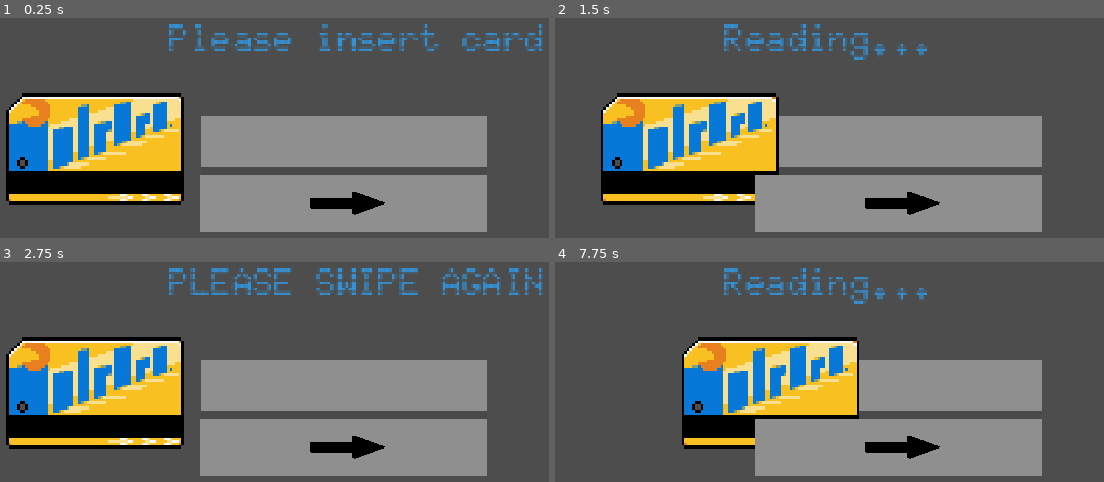
Above: before the commit, frames 1-4 (two rows, left to right).
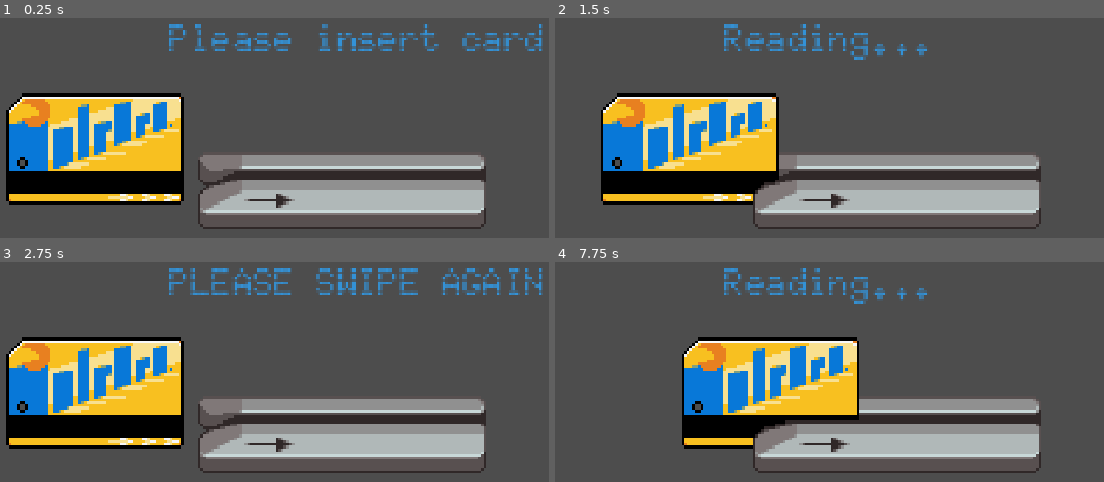
Above: after the commit, the same moments.

Repository: Juno-Joseph/nyc-game-jam
Game: Godot game, scene res://Scenes/Levels/Level_2/Level_2.tscn
Same seed, same stepped clock (60 frames per second), same inputs: the game is played once before the commit and once after it. This scene is started directly instead of the project's main scene.
Inputs (mouse positions are in pixels of both pictures, inside the frame that each line leads up to):
- Up to frame 1 (0.25 s): no input
- Up to frame 2 (1.5 s): tap Enter (ui_accept) at 0.5, 1.25 s; move the mouse to (1071, 112) at 0.52 s; hold Right (right) 0.53-1.25 s; click (1071, 112) at 0.67 s; tap Space (jump) at 0.77 s; drag from (736, 158) to (856, 227) at 1.27 s
- Up to frame 3 (2.75 s): move the mouse to (422, 281) at 2.02 s; hold Left (left) from 2.03 s (still down)
- Up to frame 4 (7.75 s): release Left (left) at 2.75 s; tap Enter (ui_accept) every 0.75 s from 2.75 to 5 s; drag from (856, 471) to (653, 312) at 2.77 s; move the mouse to (outside the picture) at 3.52 s; hold Right (right) 3.53-4.25 s; tap Space (jump) at 3.77, 6.77 s; drag from (653, 312) to (774, 266) at 4.27 s; move the mouse to (933, 380) at 5.02 s; hold Right (right) 5.03-5.75 s; click (933, 380) at 5.17 s; drag from (774, 266) to (736, 402) at 5.77 s; move the mouse to (1071, 356) at 6.52 s; hold Left (left) 6.53-7.25 s; drag from (736, 402) to (856, 471) at 7.27 s

The runs differ from the first frame. In frame 1, 21% of the frame differs, in the area x 36-89%, y 44-98%; in frame 2, 21%; in frame 3, 21%; in frame 4, 18%.

Commit message:
almost forgor

Diff:
--- a/Scenes/Levels/Level_2/card_swipe_minigame.tscn
+++ b/Scenes/Levels/Level_2/card_swipe_minigame.tscn
@@ -1,9 +1,10 @@
 [gd_scene format=3 uid="uid://d3ck04cg7e6qo"]
 
 [ext_resource type="Script" uid="uid://bwvqoawfobpab" path="res://Scripts/Levels/Level_2/card_swipe_minigame.gd" id="1_rlwfe"]
-[ext_resource type="FontFile" uid="uid://c451bnd0g1w7o" path="res://Assets/Doto-VariableFont_ROND,wght.ttf" id="2_bpc8d"]
-[ext_resource type="Texture2D" uid="uid://culq4o55najmb" path="res://Assets/metrocard.png" id="3_bpc8d"]
-[ext_resource type="Texture2D" uid="uid://c0vpfuwkj8oqb" path="res://Assets/down-arrow.png" id="3_p6ijk"]
+[ext_resource type="FontFile" uid="uid://c451bnd0g1w7o" path="res://assets/Doto-VariableFont_ROND,wght.ttf" id="2_bpc8d"]
+[ext_resource type="Texture2D" uid="uid://culq4o55najmb" path="res://assets/metrocard.png" id="3_bpc8d"]
+[ext_resource type="Texture2D" uid="uid://cp1hf2k16a1s4" path="res://assets/cardswipe_back.png" id="3_d4771"]
+[ext_resource type="Texture2D" uid="uid://cgik1tskj1kab" path="res://assets/cardswipe_front.png" id="5_4nhl5"]
 
 [node name="CardSwipeMinigame" type="Control" unique_id=1690920172]
 layout_mode = 3
@@ -23,34 +24,6 @@
 grow_vertical = 2
 color = Color(0.42595553, 0.42595553, 0.4259555, 1)
 
-[node name="ReaderTrack" type="ColorRect" parent="." unique_id=1050920232]
-layout_mode = 0
-offset_left = 281.0
-offset_top = 274.0
-offset_right = 590.0
-offset_bottom = 282.0
-scale = Vector2(1, 2.3999977)
-color = Color(0.28778407, 0.28778407, 0.28778407, 1)
-
-[node name="TopRect" type="ColorRect" parent="." unique_id=1234053778]
-layout_mode = 0
-offset_left = 281.0
-offset_top = 222.0
-offset_right = 321.0
-offset_bottom = 262.0
-scale = Vector2(7.7201133, 1.3645034)
-color = Color(0.5609549, 0.5609549, 0.5609549, 1)
-
-[node name="BottomRect" type="ColorRect" parent="." unique_id=739519472]
-z_index = 5
-layout_mode = 0
-offset_left = 280.0
-offset_top = 285.00003
-offset_right = 320.0
-offset_bottom = 325.00003
-scale = Vector2(7.7642198, 1.5230858)
-color = Color(0.5609549, 0.5609549, 0.5609549, 1)
-
 [node name="StatusLabel" type="Label" parent="." unique_id=2042910201]
 layout_mode = 1
 offset_left = 246.0
@@ -62,6 +35,15 @@
 theme_override_fonts/font = ExtResource("2_bpc8d")
 text = "Please Swipe Card"
 
+[node name="cardswipe_back" type="TextureRect" parent="." unique_id=513642373]
+layout_mode = 0
+offset_left = 277.0
+offset_top = 248.00002
+offset_right = 381.0
+offset_bottom = 272.0
+scale = Vector2(3, 3)
+texture = ExtResource("3_d4771")
+
 [node name="Card" type="TextureRect" parent="." unique_id=751761439]
 layout_mode = 0
 offset_left = 70.0
@@ -71,16 +53,13 @@
 scale = Vector2(3, 3)
 texture = ExtResource("3_bpc8d")
 
-[node name="TextureRect" type="TextureRect" parent="." unique_id=420727140]
-z_index = 5
+[node name="cardswipe_front" type="TextureRect" parent="." unique_id=1676226154]
 layout_mode = 0
-offset_left = 399.0
-offset_top = 331.0
-offset_right = 439.0
-offset_bottom = 371.0
-rotation = -1.5707964
-scale = Vector2(0.7719375, 2.0130556)
-texture = ExtResource("3_p6ijk")
-expand_mode = 1
+offset_left = 277.0
+offset_top = 272.0
+offset_right = 381.0
+offset_bottom = 296.0
+scale = Vector2(3, 3)
+texture = ExtResource("5_4nhl5")
 
 [connection signal="gui_input" from="Card" to="." method="_on_card_gui_input"]
Binary file changed: assets/rat.aseprite
Binary file changed: assets/sketchpad.aseprite
